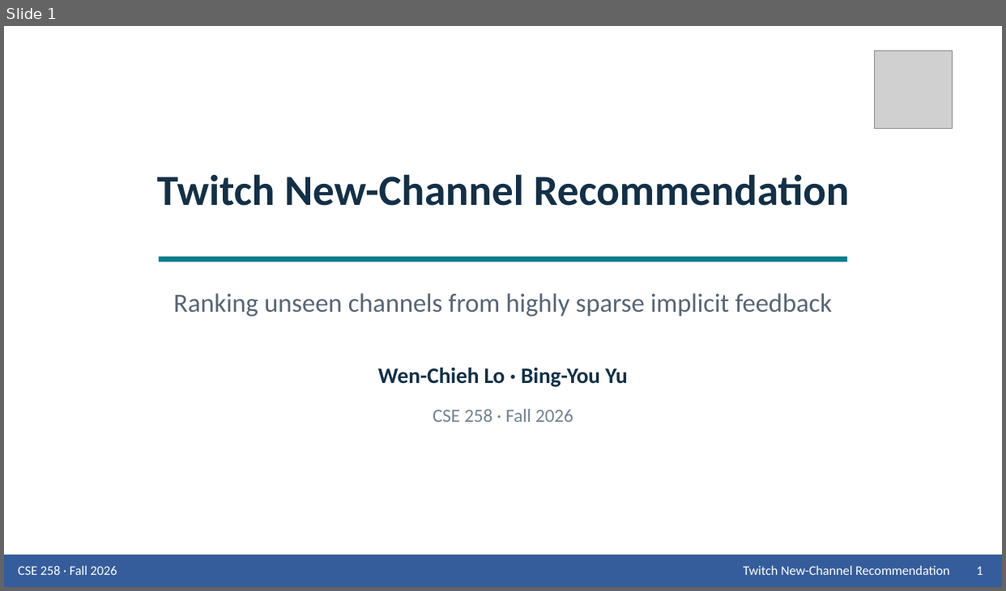
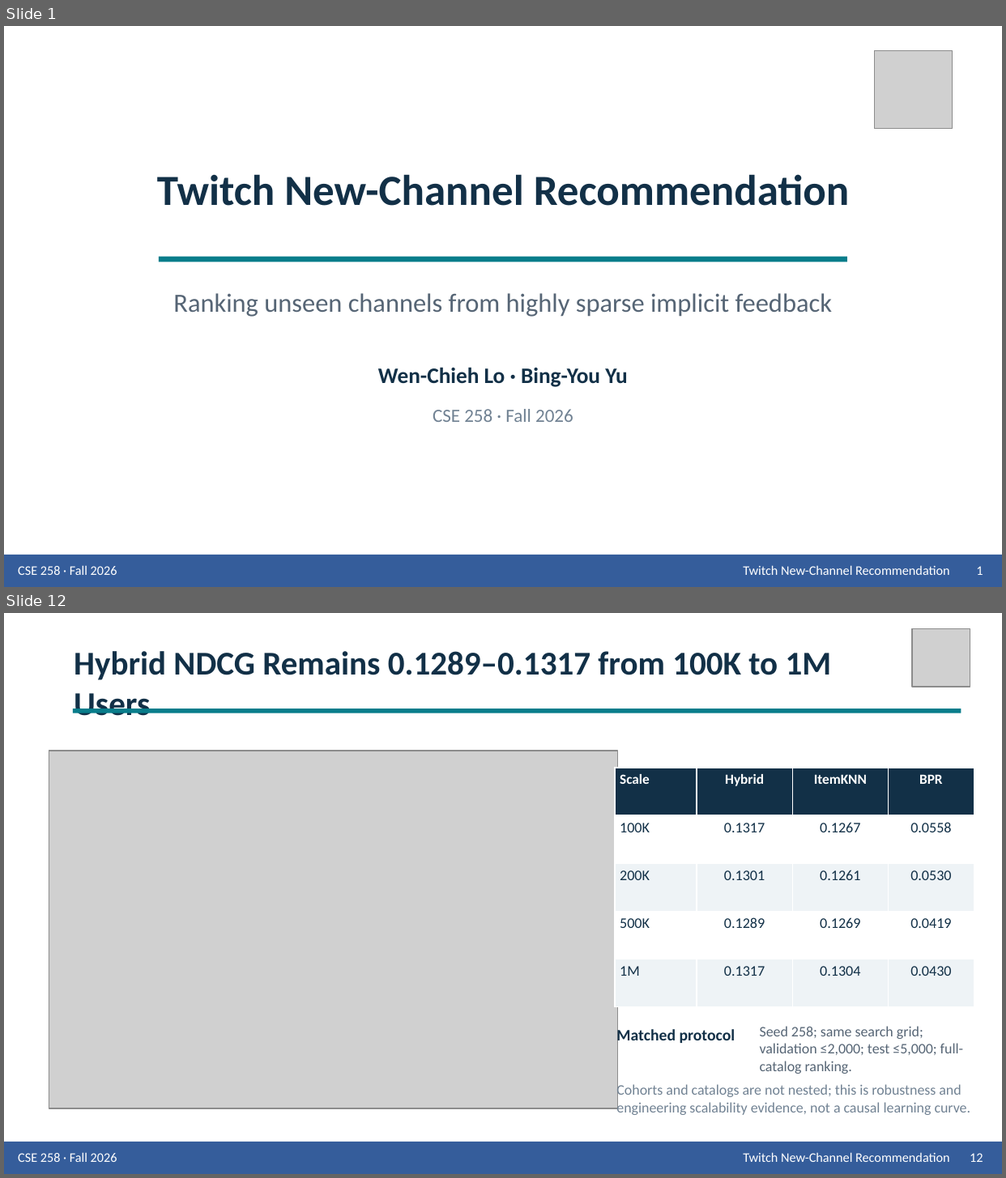
Before and after one commit to Wen-Chieh-Lo/You-know-who-did-God-did-, a slide deck: presentation/Group_9_Presentation_Twitch.pptx. Shown one above the other, each under a label of ours: slide 1 before the commit, slides 1 and 12 after it; the slides between them are not shown. The pictures are 1006x591 and 1006x1178 pixels, drawn with LibreOffice and Linux fonts; fonts in the diff are those of the drawing; grey boxes stand for pictures. Boxes give left, top, right and bottom in pixels: in the first picture for what was removed or moved away, otherwise in the second. Text is boxed around its words. In the diff, an @@ line names an element or a change of style, - is before the commit and + after.

Commit message:
Refine Twitch deck for an academic conference talk

```diff
--- a/presentation/Group_9_Presentation_Twitch.pptx
+++ b/presentation/Group_9_Presentation_Twitch.pptx
@@ slide 12 added at (4,613,1002,1174), background #FFFFFF @@
@@ picture added at (912,629,970,687) @@
@@ text added at (74,651,832,680), 24 pt, text #123047, bold @@
+Hybrid NDCG Remains 0.1289–0.1317 from 100K to 1M Users
@@ rectangle added at (73,709,961,713), fill #087D8B @@
@@ picture added at (49,751,618,1109) @@
@@ table added at (615,768,974,1007), 5 rows, 4 columns @@
+Scale | Hybrid | ItemKNN | BPR
+100K | 0.1317 | 0.1267 | 0.0558
+200K | 0.1301 | 0.1261 | 0.0530
+500K | 0.1289 | 0.1269 | 0.0419
+1M | 0.1317 | 0.1304 | 0.0430
@@ text added at (616,1028,735,1046), 11.5 pt, text #123047, bold @@
+Matched protocol
@@ text added at (760,1026,963,1074), 10.5 pt, text #566575 @@
+Seed 258; same search grid; validation ≤2,000; test ≤5,000; full-catalog ranking.
@@ text added at (616,1084,971,1115), 10.5 pt, text #718293 @@
+Cohorts and catalogs are not nested; this is robustness and engineering scalability evidence, not a causal learning curve.
@@ rectangle added at (4,1142,1002,1174), fill #355D9B @@
@@ text added at (18,1152,117,1162), 9.5 pt, text #FFFFFF @@
+CSE 258 · Fall 2026
@@ text added at (743,1152,950,1162), 9.5 pt, text #FFFFFF @@
+Twitch New-Channel Recommendation
@@ text added at (970,1153,982,1162), 9.5 pt, text #FFFFFF @@
+12
```
Also in this commit, not shown: 12 slides changed, 1 other slide added, 1 slide removed, 2 other files.
